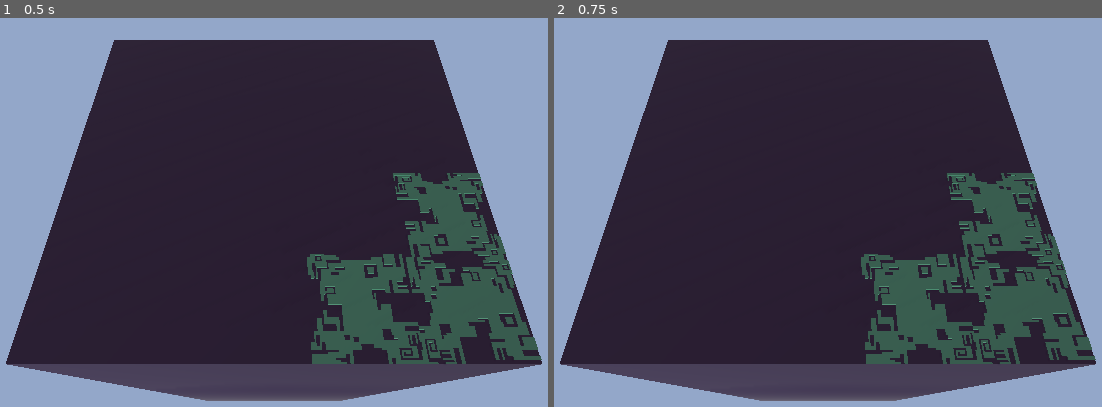
Above: before the commit, frames 1-2 (left to right).
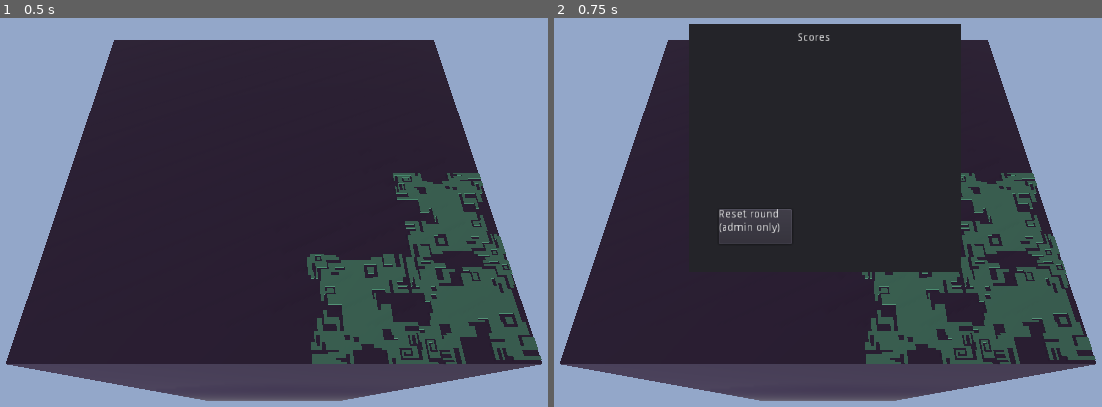
Above: after the commit, the same moments.

Repository: albielee/NSE_Challenge_Game
Game: Godot game, scene res://Worlds/world.tscn
The game is run twice, just before and just after one commit, with the same random seed, the same clock (stepped at 60 frames per second) and the same inputs. This scene is started directly instead of the project's main scene.
Inputs (mouse positions are in pixels of both pictures, inside the frame that each line leads up to):
- Up to frame 1 (0.5 s): no input
- Up to frame 2 (0.75 s): tap Enter at 0.5 s; move the mouse to (1003, 177) at 0.52 s; hold Right (move_right) from 0.53 s (still down); hold Tab (scoreboard) from 0.53 s (still down)

Frame 1 is identical in both runs. In frame 2, 3.5% of the frame differs, in the area x 24-75%, y 1-66%.
Error before the commit: Invalid set index 'visible' (on base: 'null instance') with value of type 'bool'. (res://Controllers/RoundController.gd:81)

Commit message:
re created deleted scoreboard

Diff:
--- a/NSE_Challenge_Game/Controllers/RoundController.tscn
+++ b/NSE_Challenge_Game/Controllers/RoundController.tscn
@@ -1,6 +1,9 @@
-[gd_scene load_steps=2 format=2]
+[gd_scene load_steps=5 format=2]
 
 [ext_resource path="res://Controllers/RoundController.gd" type="Script" id=1]
+[ext_resource path="res://Assets/Numbers/number2.png" type="Texture" id=2]
+[ext_resource path="res://Assets/Numbers/number1.png" type="Texture" id=3]
+[ext_resource path="res://Assets/Numbers/number3.png" type="Texture" id=4]
 
 [node name="RoundController" type="Control"]
 margin_right = 40.0
@@ -9,3 +12,105 @@
 __meta__ = {
 "_edit_use_anchors_": false
 }
+
+[node name="Number1" type="Sprite" parent="."]
+visible = false
+position = Vector2( 512, 300 )
+texture = ExtResource( 3 )
+
+[node name="Number2" type="Sprite" parent="."]
+visible = false
+position = Vector2( 512, 300 )
+texture = ExtResource( 2 )
+
+[node name="Number3" type="Sprite" parent="."]
+visible = false
+position = Vector2( 512, 300 )
+texture = ExtResource( 4 )
+
+[node name="Scoreboard" type="Panel" parent="."]
+visible = false
+margin_left = 334.042
+margin_top = 73.5894
+margin_right = 682.042
+margin_bottom = 390.589
+__meta__ = {
+"_edit_use_anchors_": false
+}
+
+[node name="PlayerScores" type="VBoxContainer" parent="Scoreboard"]
+margin_left = 230.0
+margin_top = 67.0
+margin_right = 318.0
+margin_bottom = 230.0
+__meta__ = {
+"_edit_use_anchors_": false
+}
+
+[node name="Player1" type="Label" parent="Scoreboard/PlayerScores"]
+margin_right = 88.0
+margin_bottom = 14.0
+
+[node name="Player2" type="Label" parent="Scoreboard/PlayerScores"]
+margin_top = 18.0
+margin_right = 88.0
+margin_bottom = 32.0
+
+[node name="Player3" type="Label" parent="Scoreboard/PlayerScores"]
+margin_top = 36.0
+margin_right = 88.0
+margin_bottom = 50.0
+
+[node name="Player4" type="Label" parent="Scoreboard/PlayerScores"]
+margin_top = 54.0
+margin_right = 88.0
+margin_bottom = 68.0
+
+[node name="PlayerNames" type="VBoxContainer" parent="Scoreboard"]
+margin_left = 38.0
+margin_top = 70.0
+margin_right = 174.0
+margin_bottom = 241.0
+__meta__ = {
+"_edit_use_anchors_": false
+}
+
+[node name="Player1" type="Label" parent="Scoreboard/PlayerNames"]
+margin_right = 136.0
+margin_bottom = 14.0
+
+[node name="Player2" type="Label" parent="Scoreboard/PlayerNames"]
+margin_top = 18.0
+margin_right = 136.0
+margin_bottom = 32.0
+
+[node name="Player3" type="Label" parent="Scoreboard/PlayerNames"]
+margin_top = 36.0
+margin_right = 136.0
+margin_bottom = 50.0
+
+[node name="Player4" type="Label" parent="Scoreboard/PlayerNames"]
+margin_top = 54.0
+margin_right = 136.0
+margin_bottom = 68.0
+
+[node name="Label" type="Label" parent="Scoreboard"]
+margin_left = 139.0
+margin_top = 11.0
+margin_right = 181.0
+margin_bottom = 42.0
+text = "Scores
+"
+
+[node name="ResetButton" type="Button" parent="Scoreboard"]
+margin_left = 38.0
+margin_top = 237.0
+margin_right = 132.0
+margin_bottom = 282.0
+
+[node name="Label" type="Label" parent="Scoreboard/ResetButton"]
+margin_right = 40.0
+margin_bottom = 14.0
+text = "Reset round
+(admin only)"
+[connection signal="pressed" from="Scoreboard/ResetButton" to="." method="_on_ResetButton_pressed"]
--- a/NSE_Challenge_Game/Controllers/roundController.gd
+++ b/NSE_Challenge_Game/Controllers/roundController.gd
@@ -13,7 +13,7 @@
 	if (first_run):
 		first_run = false
 		create_scores()
-#		initialise_scoreboard()
+		initialise_scoreboard()
 	#If the host:
 	if(get_tree().is_network_server()):
 
@@ -42,13 +42,15 @@
 func get_last_player():
 	pass
 
+
 func play_countdown():
 	get_tree().paused = true
 	for i in range(3,0,-1):
-#		get_node("Number"+str(i)).visible = true
+		get_node("Number"+str(i)).visible = true
 		yield(get_tree().create_timer(1.0), "timeout")
-#		get_node("Number"+str(i)).visible = false
+		get_node("Number"+str(i)).visible = false
 	get_tree().paused = false
+
 
 func restart_round():
 	#Because we dont want to restart the scene, we need to call all reset functions
@@ -74,7 +76,7 @@
 	else:
 		scores[player]+=1
 		print(scores)
-#	update_scoreboard()
+	update_scoreboard()
 
 func _input(event):
 	if event.is_action_pressed("scoreboard"):
@@ -95,6 +97,8 @@
 	for player in scores.keys():
 		get_node("Scoreboard/PlayerScores/Player"+str(i)).text = str(scores[player])
 		i+=1
+
+
 
 """
 OLD CODE BUT MAY BE USEFUL LATER
@@ -144,3 +148,9 @@
 func _on_exit_game_pressed():
 	gamestate.end_game()
 """
+
+
+func _on_ResetButton_pressed():
+	if(get_tree().is_network_server()):
+		$Scoreboard.visible = false
+		restart_round()
